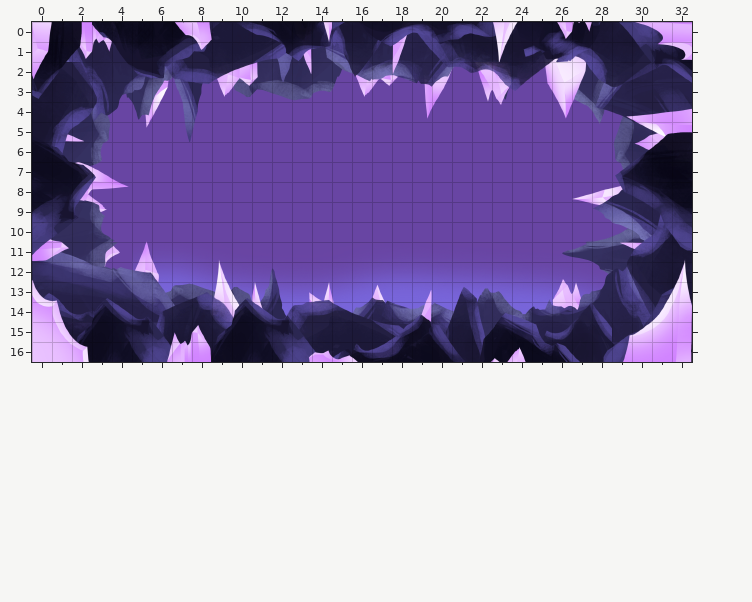
Tiled map -- Output/Assets/Maps/Map666.tmx. Above: the version before the commit.
Cells are 64x64 px. Shown: x 0..32, y 0..16.
Now the later version:
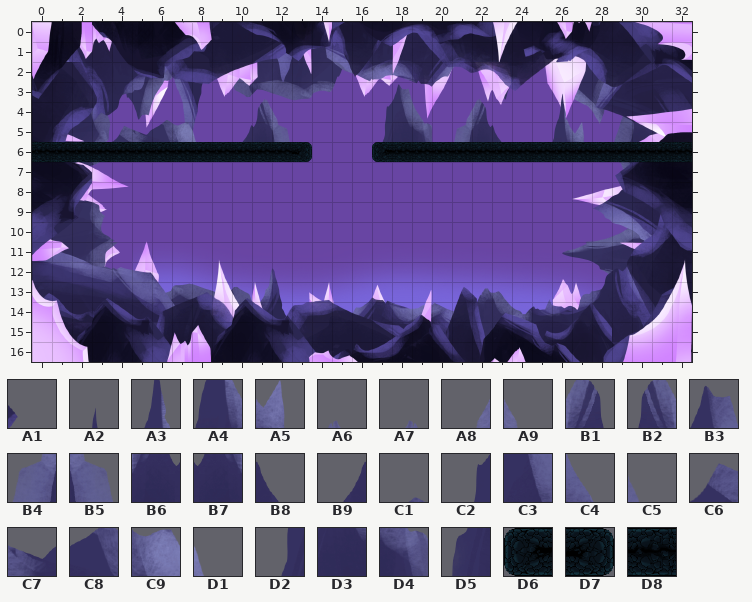
Key: from "SecretCave_Stones1": A1 175 turned 90; from "SecretCave_Stones4": A2 82, A3 112, A4 142, A5 143, A6 286, A7 286 flipped left-right, A8 315, A9 315 flipped left-right, B1 316, B2 316 flipped left-right, B3 331, B4 345, B5 345 flipped left-right, B6 346, B7 346 flipped left-right, B8 347, B9 347 flipped left-right, C1 357, C2 360, C3 361, C4 362, C5 374 flipped left-right, C6 385, C7 386, C8 387, C9 388, D1 389, D2 390, D3 391, D4 392, D5 420; from "tiles_cave": D6 8 turned 270, D7 8 turned 90, D8 18 flipped on the other diagonal.
__ is an empty cell.
Tiles replaced or removed in this view: A1.
Commit: DungBeetleMap & Logic
The exact change:
Changed rows in their new state; .. is an unchanged cell.
Layer "Rocks First Layer":
first column x 3:
 3 .. .. .. .. .. .. .. .. A7 .. .. .. .. .. .. B3 .. .. .. A6 .. .. .. A2 ..
 4 .. .. .. C1 .. .. .. .. B2 A9 .. .. .. .. C2 C3 C4 .. A8 B1 .. .. .. A3 ..
 5 .. C6 C7 C8 C9 D1 .. B9 B7 B5 .. .. .. .. D2 D3 D4 .. B4 B6 B8 .. .. A4 A5
 6 .. .. .. .. .. .. .. .. .. .. C5 .. .. .. D5 .. .. .. .. .. .. .. .. .. ..
 7 __ .. .. .. .. .. .. .. .. .. .. .. .. .. .. .. .. .. .. .. .. .. .. .. ..
Layer "Platforms":
first column x 0:
 6 D8 D8 D8 D8 D8 D8 D8 D8 D8 D8 D8 D8 D8 D7 .. .. .. D6 D8 D8 D8 D8 D8 D8 D8 D8 D8 D8 D8 D8 D8 D8 D8
Where, in picture pixels (left, top, right, bottom), the same in both pictures:
changed: (32, 99, 312, 182)
added: (372, 84, 692, 162)
